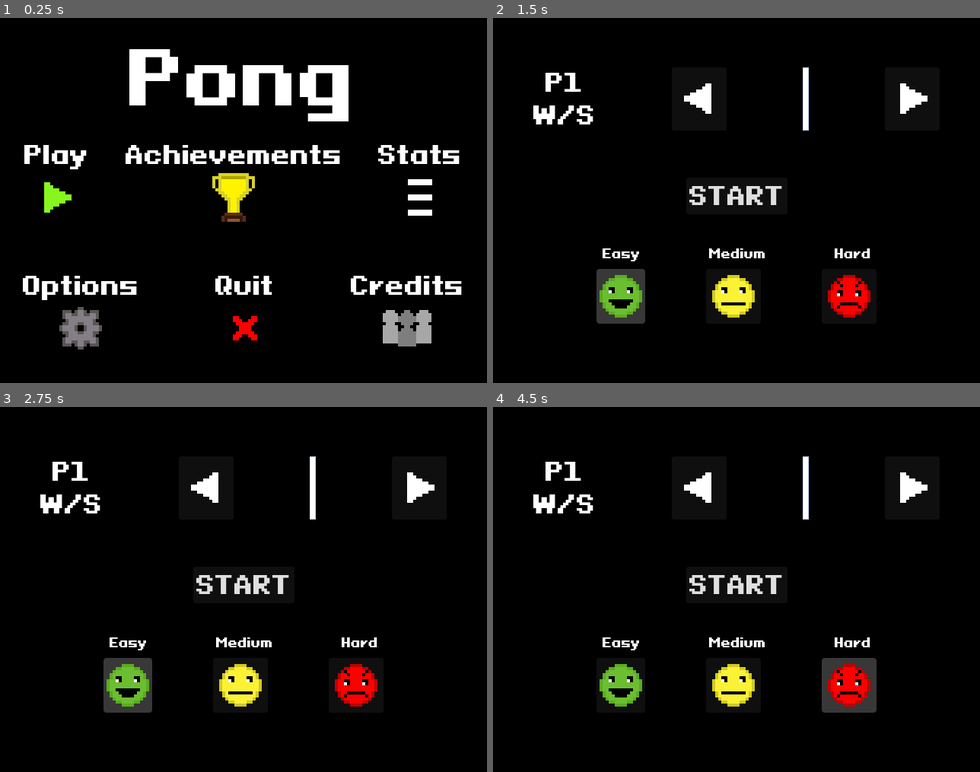
Above: before the commit, frames 1-4 (two rows, left to right).
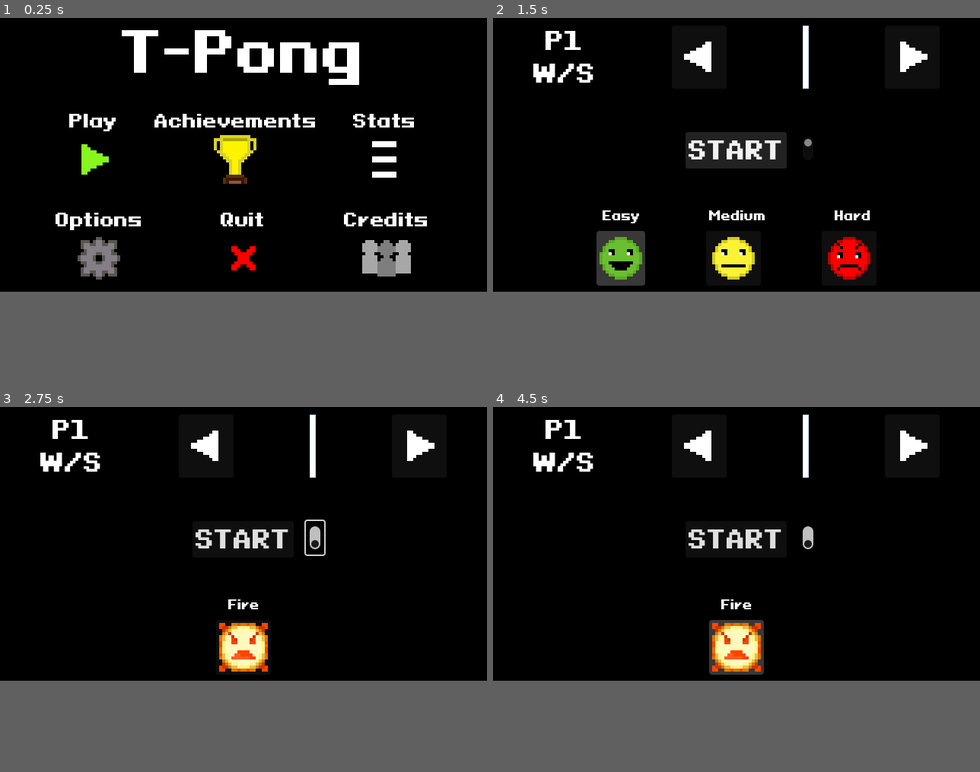
Above: after the commit, the same moments.

Repository: tylereg03/T-Pong
Game: Godot game, scene res://scenes/state_machine.tscn
Same seed, same stepped clock (60 frames per second), same inputs: the game is played once before the commit and once after it.
Inputs (mouse positions are in pixels of both pictures, inside the frame that each line leads up to; where the layout moved, square brackets give the same spot in the first picture):
- Up to frame 1 (0.25 s): no input
- Up to frame 2 (1.5 s): click (585, 207) [551, 196] at 0.5 s; click (736, 204) [736, 229] at 1.25 s
- Up to frame 3 (2.75 s): click (316, 582) at 2.02 s
- Up to frame 4 (4.5 s): click (731, 684) at 2.77 s; click (736, 728) at 3.52 s; click (848, 684) at 4.27 s
In our replay, the window is 640x480 before the commit and 640x360 after it. These sizes can differ from the game's own. Grey fills any space a smaller window leaves; there, only what the larger window draws over its background counts as a difference.

The runs differ from the first frame. In frame 1, 16% of the frame differs, in the area x 4-95%, y 3-91%; in frame 2, 10%; in frame 3, 8.0%; in frame 4, 8.4%.

Commit message:
Music additions, screen size change, ai_sprite additions
Added main menu music (this will have to be changed later as the music is not mine). Changed the game to run in full screen, and also in a slightly lower resolution. Changed the skin selector to prepare to add the special paddle difficulties

Diff:
--- a/project.godot
+++ b/project.godot
@@ -18,8 +18,11 @@
 [display]
 
 window/size/viewport_width=640
-window/size/viewport_height=480
+window/size/viewport_height=360
+window/size/mode=4
+window/size/borderless=true
 window/stretch/mode="viewport"
+window/stretch/scale_mode="integer"
 
 [input]
 
@@ -56,5 +59,6 @@
 
 [rendering]
 
+textures/canvas_textures/default_texture_filter=0
 renderer/rendering_method="gl_compatibility"
 renderer/rendering_method.mobile="gl_compatibility"
--- a/scenes/ball.tscn
+++ b/scenes/ball.tscn
@@ -9,6 +9,7 @@
 size = Vector2(8, 8)
 
 [node name="Ball" type="Area2D"]
+scale = Vector2(0.75, 0.75)
 script = ExtResource("1_15b12")
 
 [node name="Sprite2D" type="Sprite2D" parent="."]
--- a/scenes/hud.tscn
+++ b/scenes/hud.tscn
@@ -9,7 +9,7 @@
 offset_right = 184.0
 offset_bottom = 88.0
 theme_override_fonts/font = ExtResource("1_tp0gx")
-theme_override_font_sizes/font_size = 72
+theme_override_font_sizes/font_size = 64
 text = "0"
 horizontal_alignment = 1
 vertical_alignment = 1
@@ -19,7 +19,7 @@
 offset_right = 528.0
 offset_bottom = 88.0
 theme_override_fonts/font = ExtResource("1_tp0gx")
-theme_override_font_sizes/font_size = 72
+theme_override_font_sizes/font_size = 64
 text = "0"
 horizontal_alignment = 1
 vertical_alignment = 1
--- a/scenes/menu.tscn
+++ b/scenes/menu.tscn
@@ -11,6 +11,8 @@
 [ext_resource type="Texture2D" uid="uid://d2k0iyuiemtcr" path="res://assets/icons/p2.png" id="6_fypak"]
 [ext_resource type="Texture2D" uid="uid://bg3yid5sfyyuw" path="res://assets/icons/credits.png" id="6_jtanj"]
 [ext_resource type="PackedScene" uid="uid://d2dqeu2i1mjuv" path="res://scenes/skin_selector.tscn" id="7_g5plu"]
+[ext_resource type="AudioStream" uid="uid://bbf4o7eymkvcx" path="res://assets/audio/main_menu(HAVETOCHANGE).mp3" id="12_3ackp"]
+[ext_resource type="AudioStream" uid="uid://ywmoel7mvusg" path="res://assets/audio/select.wav" id="13_p8o1b"]
 
 [sub_resource type="StyleBoxEmpty" id="StyleBoxEmpty_1hslu"]
 
@@ -33,13 +35,13 @@
 anchors_preset = 5
 anchor_left = 0.5
 anchor_right = 0.5
-offset_left = -200.0
-offset_right = 200.0
-offset_bottom = 157.0
-grow_horizontal = 2
-theme_override_fonts/font = ExtResource("2_tx6k8")
-theme_override_font_sizes/font_size = 96
-text = "Pong"
+offset_left = -112.0
+offset_right = 112.0
+offset_bottom = 88.0
+grow_horizontal = 2
+theme_override_fonts/font = ExtResource("2_tx6k8")
+theme_override_font_sizes/font_size = 72
+text = "T-Pong"
 horizontal_alignment = 1
 vertical_alignment = 1
 
@@ -49,13 +51,13 @@
 anchor_top = 0.5
 anchor_right = 0.5
 anchor_bottom = 0.5
-offset_left = -255.5
-offset_top = -80.0
-offset_right = 255.5
-offset_bottom = 200.0
+offset_left = -247.0
+offset_top = -60.0
+offset_right = 246.0
+offset_bottom = 172.0
 grow_horizontal = 2
 grow_vertical = 2
-theme_override_constants/separation = 64
+theme_override_constants/separation = 32
 
 [node name="TopRow" type="HBoxContainer" parent="MainMenu"]
 layout_mode = 2
@@ -69,7 +71,7 @@
 [node name="PlayText" type="Label" parent="MainMenu/TopRow/Play"]
 layout_mode = 2
 theme_override_fonts/font = ExtResource("2_tx6k8")
-theme_override_font_sizes/font_size = 32
+theme_override_font_sizes/font_size = 24
 text = "Play"
 horizontal_alignment = 1
 vertical_alignment = 1
@@ -93,7 +95,7 @@
 [node name="AchievementsText" type="Label" parent="MainMenu/TopRow/Achievements"]
 layout_mode = 2
 theme_override_fonts/font = ExtResource("2_tx6k8")
-theme_override_font_sizes/font_size = 32
+theme_override_font_sizes/font_size = 24
 text = "Achievements"
 horizontal_alignment = 1
 vertical_alignment = 1
@@ -117,7 +119,7 @@
 [node name="StatsText" type="Label" parent="MainMenu/TopRow/Stats"]
 layout_mode = 2
 theme_override_fonts/font = ExtResource("2_tx6k8")
-theme_override_font_sizes/font_size = 32
+theme_override_font_sizes/font_size = 24
 text = "Stats"
 horizontal_alignment = 1
 vertical_alignment = 1
@@ -145,7 +147,7 @@
 [node name="OptionsText" type="Label" parent="MainMenu/BottomRow/Options"]
 layout_mode = 2
 theme_override_fonts/font = ExtResource("2_tx6k8")
-theme_override_font_sizes/font_size = 32
+theme_override_font_sizes/font_size = 24
 text = "Options"
 horizontal_alignment = 1
 vertical_alignment = 1
@@ -169,7 +171,7 @@
 [node name="QuitText" type="Label" parent="MainMenu/BottomRow/Quit"]
 layout_mode = 2
 theme_override_fonts/font = ExtResource("2_tx6k8")
-theme_override_font_sizes/font_size = 32
+theme_override_font_sizes/font_size = 24
 text = "Quit"
 horizontal_alignment = 1
 vertical_alignment = 1
@@ -193,7 +195,7 @@
 [node name="CreditsText" type="Label" parent="MainMenu/BottomRow/Credits"]
 layout_mode = 2
 theme_override_fonts/font = ExtResource("2_tx6k8")
-theme_override_font_sizes/font_size = 32
+theme_override_font_sizes/font_size = 24
 text = "Credits"
 horizontal_alignment = 1
 vertical_alignment = 1
@@ -218,17 +220,17 @@
 anchor_top = 0.5
 anchor_right = 0.5
 anchor_bottom = 0.5
-offset_left = -196.0
+offset_left = -145.5
 offset_top = -80.0
-offset_right = 196.0
-offset_bottom = 234.0
+offset_right = 145.5
+offset_bottom = 194.0
 grow_horizontal = 2
 grow_vertical = 2
 
 [node name="P1Text" type="Label" parent="NumPlayers"]
 layout_mode = 2
 theme_override_fonts/font = ExtResource("2_tx6k8")
-theme_override_font_sizes/font_size = 64
+theme_override_font_sizes/font_size = 36
 text = "1 Player"
 horizontal_alignment = 1
 vertical_alignment = 1
@@ -243,7 +245,7 @@
 [node name="P2Text" type="Label" parent="NumPlayers"]
 layout_mode = 2
 theme_override_fonts/font = ExtResource("2_tx6k8")
-theme_override_font_sizes/font_size = 64
+theme_override_font_sizes/font_size = 36
 text = "2 Players"
 horizontal_alignment = 1
 vertical_alignment = 1
@@ -257,6 +259,13 @@
 
 [node name="SkinSelector" parent="." instance=ExtResource("7_g5plu")]
 visible = false
+
+[node name="MainMenuMusic" type="AudioStreamPlayer2D" parent="."]
+stream = ExtResource("12_3ackp")
+autoplay = true
+
+[node name="Select" type="AudioStreamPlayer2D" parent="."]
+stream = ExtResource("13_p8o1b")
 
 [connection signal="pressed" from="MainMenu/TopRow/Play/Play" to="." method="_on_play_pressed"]
 [connection signal="button_down" from="MainMenu/BottomRow/Quit/Quit" to="." method="_on_quit_button_down"]
--- a/scenes/skin_selector.tscn
+++ b/scenes/skin_selector.tscn
@@ -24,6 +24,7 @@
 [ext_resource type="Texture2D" uid="uid://bimf65m0nekf5" path="res://assets/difficulties/easy.png" id="22_qti4q"]
 [ext_resource type="Texture2D" uid="uid://px7uf6mlpxwy" path="res://assets/difficulties/medium.png" id="23_enl2v"]
 [ext_resource type="Texture2D" uid="uid://boxlncp5cuq7d" path="res://assets/difficulties/hard.png" id="24_3i47u"]
+[ext_resource type="Texture2D" uid="uid://djrufgj3nu1qp" path="res://assets/difficulties/fire.png" id="25_13b3i"]
 [ext_resource type="Texture2D" uid="uid://bgxw52jxxmr24" path="res://assets/icons/left.png" id="25_a8ap3"]
 [ext_resource type="Texture2D" uid="uid://csyji8dmai531" path="res://assets/icons/right.png" id="26_gtgd8"]
 
@@ -72,9 +73,9 @@
 anchor_top = 0.5
 anchor_right = 0.5
 anchor_bottom = 0.5
-offset_left = -66.5
+offset_left = -67.0
 offset_top = -30.0
-offset_right = 66.5
+offset_right = 66.0
 offset_bottom = 18.0
 grow_horizontal = 2
 grow_vertical = 2
@@ -82,20 +83,81 @@
 theme_override_font_sizes/font_size = 32
 text = "START"
 
-[node name="Difficulties" type="HBoxContainer" parent="."]
+[node name="ToggleSpecialDifficulty" type="CheckButton" parent="."]
+offset_left = 426.0
+offset_top = 150.0
+offset_right = 470.0
+offset_bottom = 174.0
+rotation = 1.5708
+
+[node name="DifficultySelector" type="Control" parent="."]
 visible = false
-anchors_preset = 14
-anchor_top = 0.5
+layout_mode = 3
+anchors_preset = 12
+anchor_top = 1.0
 anchor_right = 1.0
-anchor_bottom = 0.5
-offset_top = 90.0
-offset_bottom = 162.0
+anchor_bottom = 1.0
+grow_horizontal = 2
+grow_vertical = 0
+
+[node name="DifficultiesTexts" type="HBoxContainer" parent="DifficultySelector"]
+layout_mode = 1
+anchors_preset = 8
+anchor_left = 0.5
+anchor_top = 0.5
+anchor_right = 0.5
+anchor_bottom = 0.5
+offset_left = -191.5
+offset_top = -120.0
+offset_right = 191.5
+offset_bottom = -80.0
+grow_horizontal = 2
+grow_vertical = 2
+theme_override_constants/separation = 90
+alignment = 1
+
+[node name="EasyText" type="Label" parent="DifficultySelector/DifficultiesTexts"]
+layout_mode = 2
+theme_override_fonts/font = ExtResource("20_mepys")
+theme_override_font_sizes/font_size = 16
+text = "Easy"
+horizontal_alignment = 1
+vertical_alignment = 1
+
+[node name="MediumText" type="Label" parent="DifficultySelector/DifficultiesTexts"]
+layout_mode = 2
+theme_override_fonts/font = ExtResource("20_mepys")
+theme_override_font_sizes/font_size = 16
+text = "Medium"
+horizontal_alignment = 1
+vertical_alignment = 1
+
+[node name="HardText" type="Label" parent="DifficultySelector/DifficultiesTexts"]
+layout_mode = 2
+size_flags_horizontal = 4
+theme_override_fonts/font = ExtResource("20_mepys")
+theme_override_font_sizes/font_size = 16
+text = "Hard"
+horizontal_alignment = 1
+vertical_alignment = 1
+
+[node name="Difficulties" type="HBoxContainer" parent="DifficultySelector"]
+layout_mode = 1
+anchors_preset = 8
+anchor_left = 0.5
+anchor_top = 0.5
+anchor_right = 0.5
+anchor_bottom = 0.5
+offset_left = -188.0
+offset_top = -80.0
+offset_right = 188.0
+offset_bottom = -8.0
 grow_horizontal = 2
 grow_vertical = 2
 theme_override_constants/separation = 80
 alignment = 1
 
-[node name="Easy" type="Button" parent="Difficulties"]
+[node name="Easy" type="Button" parent="DifficultySelector/Difficulties"]
 layout_mode = 2
 theme_override_styles/pressed = SubResource("StyleBoxFlat_2ltua")
 theme_override_styles/focus = SubResource("StyleBoxEmpty_1epg1")
@@ -105,7 +167,7 @@
 icon = ExtResource("22_qti4q")
 icon_alignment = 1
 
-[node name="Medium" type="Button" parent="Difficulties"]
+[node name="Medium" type="Button" parent="DifficultySelector/Difficulties"]
 layout_mode = 2
 theme_override_styles/pressed = SubResource("StyleBoxFlat_wewpa")
 theme_override_styles/focus = SubResource("StyleBoxEmpty_srqvy")
@@ -114,7 +176,7 @@
 icon = ExtResource("23_enl2v")
 icon_alignment = 1
 
-[node name="Hard" type="Button" parent="Difficulties"]
+[node name="Hard" type="Button" parent="DifficultySelector/Difficulties"]
 layout_mode = 2
 theme_override_styles/pressed = SubResource("StyleBoxFlat_2e3wc")
 theme_override_styles/focus = SubResource("StyleBoxEmpty_lmcfs")
@@ -123,43 +185,64 @@
 icon = ExtResource("24_3i47u")
 icon_alignment = 1
 
-[node name="DifficultiesTexts" type="HBoxContainer" parent="."]
+[node name="SpecialDifficultySelector" type="Control" parent="."]
 visible = false
-anchors_preset = 5
-anchor_left = 0.5
-anchor_right = 0.5
+layout_mode = 3
+anchors_preset = 12
+anchor_top = 1.0
+anchor_right = 1.0
+anchor_bottom = 1.0
+grow_horizontal = 2
+grow_vertical = 0
+
+[node name="DifficultiesTexts" type="HBoxContainer" parent="SpecialDifficultySelector"]
+layout_mode = 1
+anchors_preset = 8
+anchor_left = 0.5
+anchor_top = 0.5
+anchor_right = 0.5
+anchor_bottom = 0.5
 offset_left = -191.5
-offset_top = 290.0
+offset_top = -120.0
 offset_right = 191.5
-offset_bottom = 330.0
-grow_horizontal = 2
+offset_bottom = -80.0
+grow_horizontal = 2
+grow_vertical = 2
 theme_override_constants/separation = 90
 alignment = 1
 
-[node name="EasyText" type="Label" parent="DifficultiesTexts"]
+[node name="FireText" type="Label" parent="SpecialDifficultySelector/DifficultiesTexts"]
 layout_mode = 2
 theme_override_fonts/font = ExtResource("20_mepys")
 theme_override_font_sizes/font_size = 16
-text = "Easy"
-horizontal_alignment = 1
-vertical_alignment = 1
-
-[node name="MediumText" type="Label" parent="DifficultiesTexts"]
-layout_mode = 2
-theme_override_fonts/font = ExtResource("20_mepys")
-theme_override_font_sizes/font_size = 16
-text = "Medium"
-horizontal_alignment = 1
-vertical_alignment = 1
-
-[node name="HardText" type="Label" parent="DifficultiesTexts"]
-layout_mode = 2
-size_flags_horizontal = 4
-theme_override_fonts/font = ExtResource("20_mepys")
-theme_override_font_sizes/font_size = 16
-text = "Hard"
-horizontal_alignment = 1
-vertical_alignment = 1
+text = "Fire"
+horizontal_alignment = 1
+vertical_alignment = 1
+
+[node name="Difficulties" type="HBoxContainer" parent="SpecialDifficultySelector"]
+layout_mode = 1
+anchors_preset = 8
+anchor_left = 0.5
+anchor_top = 0.5
+anchor_right = 0.5
+anchor_bottom = 0.5
+offset_left = -188.0
+offset_top = -80.0
+offset_right = 188.0
+offset_bottom = -8.0
+grow_horizontal = 2
+grow_vertical = 2
+theme_override_constants/separation = 80
+alignment = 1
+
+[node name="Fire" type="Button" parent="SpecialDifficultySelector/Difficulties"]
+layout_mode = 2
+theme_override_styles/pressed = SubResource("StyleBoxFlat_2ltua")
+theme_override_styles/focus = SubResource("StyleBoxEmpty_1epg1")
+toggle_mode = true
+button_group = ExtResource("6_ylim5")
+icon = ExtResource("25_13b3i")
+icon_alignment = 1
 
 [node name="SkinSelect" type="HBoxContainer" parent="."]
 anchors_preset = 8
@@ -167,10 +250,10 @@
 anchor_top = 0.5
 anchor_right = 0.5
 anchor_bottom = 0.5
-offset_left = -176.0
+offset_left = -267.0
 offset_top = -170.0
-offset_right = 176.0
-offset_bottom = -98.0
+offset_right = 267.0
+offset_bottom = -87.0
 grow_horizontal = 2
 grow_vertical = 2
 theme_override_constants/separation = 100
@@ -199,15 +282,16 @@
 icon_alignment = 1
 
 [node name="SkinSelect2" type="HBoxContainer" parent="."]
-anchors_preset = 8
-anchor_left = 0.5
-anchor_top = 0.5
-anchor_right = 0.5
-anchor_bottom = 0.5
-offset_left = -176.0
-offset_top = 90.0
-offset_right = 176.0
-offset_bottom = 162.0
+visible = false
+anchors_preset = 8
+anchor_left = 0.5
+anchor_top = 0.5
+anchor_right = 0.5
+anchor_bottom = 0.5
+offset_left = -260.0
+offset_top = 85.0
+offset_right = 259.0
+offset_bottom = 168.0
 grow_horizontal = 2
 grow_vertical = 2
 theme_override_constants/separation = 100
@@ -236,9 +320,11 @@
 icon_alignment = 1
 
 [connection signal="button_down" from="StartButton" to="." method="finish"]
-[connection signal="toggled" from="Difficulties/Easy" to="." method="_on_easy_toggled"]
-[connection signal="toggled" from="Difficulties/Medium" to="." method="_on_medium_toggled"]
-[connection signal="toggled" from="Difficulties/Hard" to="." method="_on_hard_toggled"]
+[connection signal="toggled" from="ToggleSpecialDifficulty" to="." method="_on_toggle_special_difficulty_toggled"]
+[connection signal="toggled" from="DifficultySelector/Difficulties/Easy" to="." method="_on_easy_toggled"]
+[connection signal="toggled" from="DifficultySelector/Difficulties/Medium" to="." method="_on_medium_toggled"]
+[connection signal="toggled" from="DifficultySelector/Difficulties/Hard" to="." method="_on_hard_toggled"]
+[connection signal="toggled" from="SpecialDifficultySelector/Difficulties/Fire" to="." method="_on_fire_toggled"]
 [connection signal="button_down" from="SkinSelect/Left" to="." method="_on_left_button_down"]
 [connection signal="button_down" from="SkinSelect/Right" to="." method="_on_right_button_down"]
 [connection signal="button_down" from="SkinSelect2/Left2" to="." method="_on_left_2_button_down"]
--- a/scripts/game.gd
+++ b/scripts/game.gd
@@ -16,7 +16,6 @@
 
 @onready var p1_score_text = $HUD/Player1Score
 @onready var p2_score_text = $HUD/Player2Score
-@onready var screen_size = get_viewport().size
 
 const MAX_SCORE = 7
 const MAX_SPEED = 600
@@ -32,7 +31,13 @@
 var p2_paddle
 var ball_spawn
 var curr_state
-
+var screen_size
+
+func _ready():
+	update_screen_size()
+
+func update_screen_size():
+	screen_size = get_viewport().get_visible_rect().size
 
 func set_state(new_state):
 	curr_state = new_state
--- a/scripts/menu.gd
+++ b/scripts/menu.gd
@@ -43,6 +43,7 @@
 
 # Play Button in Main Menu pressed
 func _on_play_pressed():
+	$Select.play()
 	set_state(MenuState.PLAYER_SELECT)
 
 # Quit Button in Main Menu pressed
@@ -52,13 +53,14 @@
 
 # 1 Player option pressed in Player select
 func _on_p_1_button_down():
+	$Select.play()
 	# hide 2P specifics and show 1P specifics
-	$SkinSelector/Difficulties.show()
-	$SkinSelector/DifficultiesTexts.show()
+	$SkinSelector/DifficultySelector.show()
+	$SkinSelector/ToggleSpecialDifficulty.show()
 	$SkinSelector/SkinSelect2.hide()
 
 	# have easy automatically toggled to true
-	$SkinSelector/Difficulties/Easy.button_pressed = true
+	$SkinSelector/DifficultySelector/Difficulties/Easy.button_pressed = true
 	$SkinSelector._on_easy_toggled(true)
 
 	set_state(MenuState.SKIN_SELECT)
@@ -66,9 +68,13 @@
 
 # 2 Player option pressed in Player select
 func _on_p_2_button_down():
+	$Select.play()
+
 	# hide 1P specifics and show 2P specifics
-	$SkinSelector/Difficulties.hide()
-	$SkinSelector/DifficultiesTexts.hide()
+	$SkinSelector/ToggleSpecialDifficulty.button_pressed = false
+
+	$SkinSelector/DifficultySelector.hide()
+	$SkinSelector/ToggleSpecialDifficulty.hide()
 	$SkinSelector/SkinSelect2.show()
 
 	$SkinSelector.behavior = Paddle.Behavior.PLAYER
@@ -78,6 +84,7 @@
 
 # Skins chosen inside of skin selector, this will call for a new game to start
 func _on_skin_selector_start():
+	$Select.play()
 	behavior = $SkinSelector.behavior
 	p1_sprite = $SkinSelector.p1_sprite
 	p2_sprite = $SkinSelector.p2_sprite
@@ -89,6 +96,7 @@
 # have "esc" either backtrack, or quit the game
 func _input(event):
 	if event.is_action_pressed("esc"):
+		$Select.play()
 		match curr_state:
 			MenuState.MAIN_MENU:
 				get_tree().quit()
--- a/scripts/paddle.gd
+++ b/scripts/paddle.gd
@@ -9,11 +9,12 @@
 
 enum Behavior {PLAYER, EASY, MEDIUM, HARD}
 
+
 # defines a paddle's reaction time (in seconds) before moving towards the ball
-var behavior_rt = {Behavior.PLAYER: 0.0,
-				   Behavior.EASY: 0.85,
-				   Behavior.MEDIUM: 0.65,
-				   Behavior.HARD: 0.45}
+var behavior_reaction_time = {Behavior.PLAYER: 0.0,
+							Behavior.EASY: 0.85,
+							Behavior.MEDIUM: 0.65,
+							Behavior.HARD: 0.45}
 
 # defines a paddle's movement speed (in pixels)
 var behavior_paddle_speed = {Behavior.PLAYER: 500,
@@ -46,7 +47,7 @@
 	# This determines the AI pattern
 	if ball.velocity.x > 0 and behavior != Behavior.PLAYER:
 		if not timer_started:
-			$ReactionTime.start(behavior_rt[behavior])
+			$ReactionTime.start(behavior_reaction_time[behavior])
 			timer_started = true
 
 		if $ReactionTime.get_time_left() > 0:
--- a/scripts/skin_selector.gd
+++ b/scripts/skin_selector.gd
@@ -4,10 +4,33 @@
 
 @export var textures: Array[Texture2D]
 
-# stores the index assigned to each sprite used for each difficulty
-@onready var easy_sprite = 1
-@onready var med_sprite = 2
-@onready var hard_sprite = 3
+enum AI_Sprites {
+	EASY,
+	MEDIUM,
+	HARD,
+	WATER,
+	WOOD,
+	POISON,
+	PRINCESS,
+	CLOUD,
+	FIRE,
+	WIZARD,
+	SNAKE,
+	DEMON
+	}
+
+@onready var ai_sprites_index = {AI_Sprites.EASY: 1,
+								AI_Sprites.MEDIUM: 2,
+								AI_Sprites.HARD: 3,
+								AI_Sprites.WATER: 4,
+								AI_Sprites.WOOD: 5,
+								AI_Sprites.POISON: 6,
+								AI_Sprites.PRINCESS: 7,
+								AI_Sprites.CLOUD: 8,
+								AI_Sprites.FIRE: 9,
+								AI_Sprites.WIZARD: 10,
+								AI_Sprites.SNAKE: 11,
+								AI_Sprites.DEMON: 12}
 
 # stores what texture the users are currently hovering
 var p1_current_texture_index: int = 0
@@ -73,24 +96,39 @@
 func _on_easy_toggled(toggled_on):
 	if toggled_on:
 		behavior = Paddle.Behavior.EASY
-		p2_current_texture_index = easy_sprite
+		p2_current_texture_index = ai_sprites_index[AI_Sprites.EASY]
 		update_texture()
 
 # ONLY ACCESSIBLE FOR 1 PLAYER, Medium button toggled
 func _on_medium_toggled(toggled_on):
 	if toggled_on:
 		behavior = Paddle.Behavior.MEDIUM
-		p2_current_texture_index = med_sprite
+		p2_current_texture_index = ai_sprites_index[AI_Sprites.MEDIUM]
 		update_texture()
 
 # ONLY ACCESSIBLE FOR 1 PLAYER, Hard button toggled
 func _on_hard_toggled(toggled_on):
 	if toggled_on:
 		behavior = Paddle.Behavior.HARD
-		p2_current_texture_index = hard_sprite
+		p2_current_texture_index = ai_sprites_index[AI_Sprites.HARD]
+		update_texture()
+
+func _on_fire_toggled(toggled_on):
+	if toggled_on:
+		behavior = Paddle.Behavior.HARD
+		p2_current_texture_index = ai_sprites_index[AI_Sprites.FIRE]
 		update_texture()
 
 # Hides the skin selector, and alerts the hud that it has finished
 func finish():
+	$ToggleSpecialDifficulty.button_pressed = false
 	hide()
 	done.emit()
+
+func _on_toggle_special_difficulty_toggled(toggled_on):
+	if toggled_on:
+		$DifficultySelector.hide()
+		$SpecialDifficultySelector.show()
+	else:
+		$DifficultySelector.show()
+		$SpecialDifficultySelector.hide()
--- a/scripts/state_machine.gd
+++ b/scripts/state_machine.gd
@@ -33,9 +33,11 @@
 # Called when menu state is GAME_START
 func _on_hud_game_start(behavior, p1_sprite, p2_sprite):
 	gameplay_state_machine.new_game(behavior, p1_sprite, p2_sprite)
+	$Menu/MainMenuMusic.stop()
 	set_state(MasterState.PLAYING)
 
 
 func _on_game_game_end():
 	menu_state_machine.set_state(Menu.MenuState.MAIN_MENU)
+	$Menu/MainMenuMusic.play()
 	set_state(MasterState.MENU)
Not shown, added: assets/audio/main_menu(HAVETOCHANGE).mp3.import
Not shown, added: assets/audio/select.wav.import
Binary file added: assets/difficulties/fire.png
Not shown, added: assets/difficulties/fire.png.import
Not shown: 1 places in scenes/menu.tscn that only renumber resources
Not shown: 1 places in scenes/skin_selector.tscn that only renumber resources
Not shown, added: assets/audio/main_menu(HAVETOCHANGE).mp3
Not shown, added: assets/audio/select.wav
